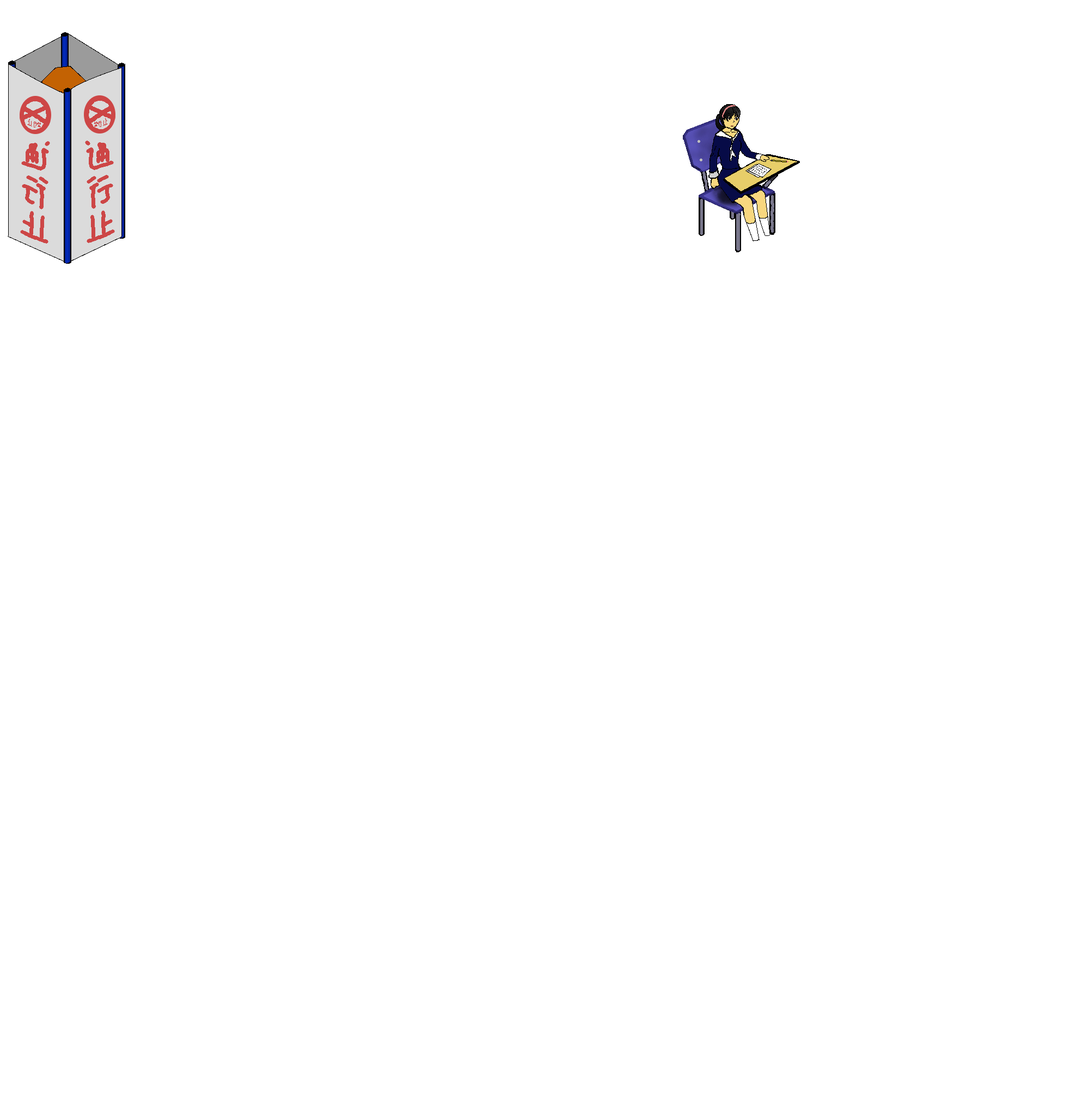
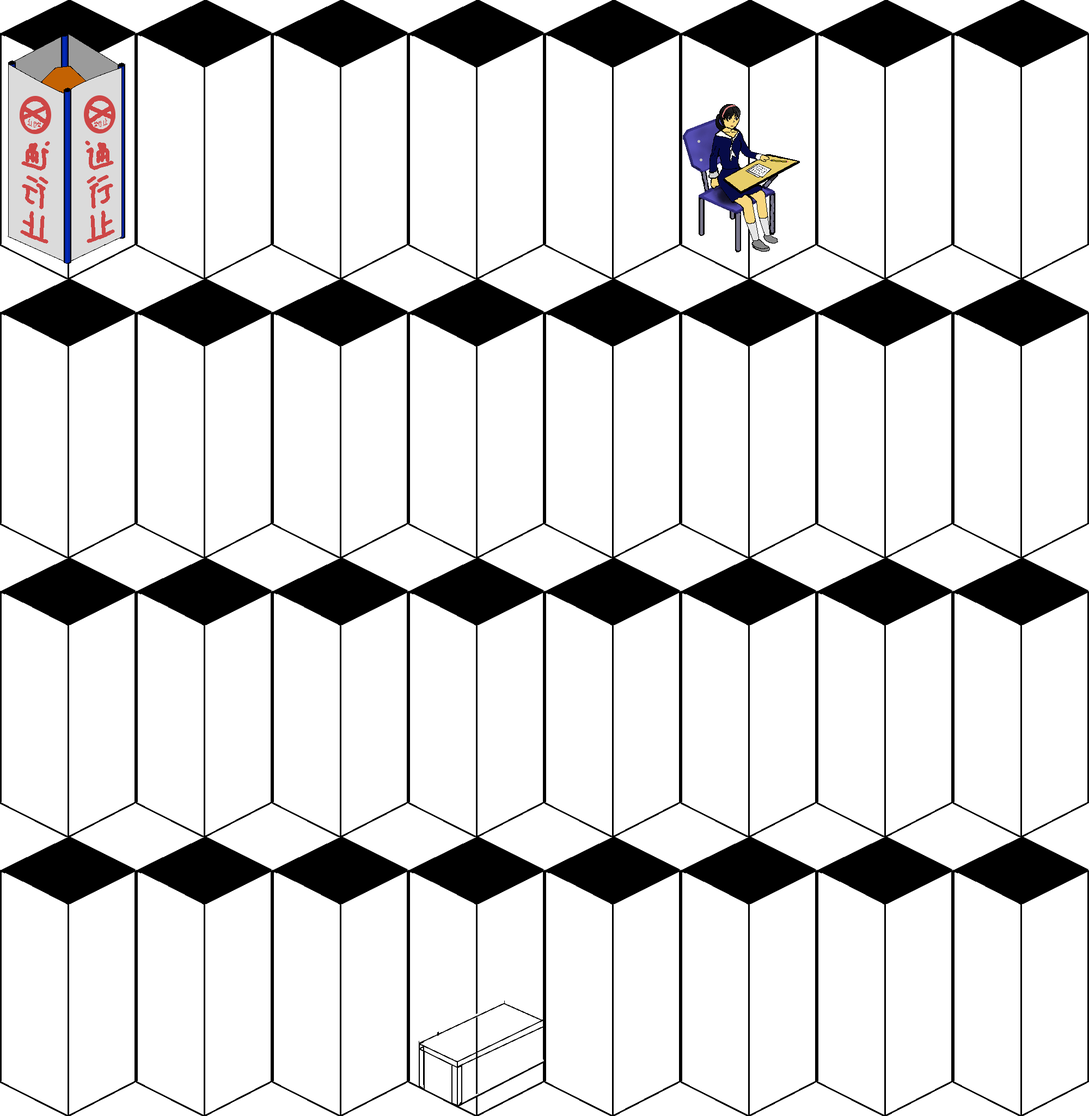
Layer changes from the first 1089 × 1116 image to the second:
painted on "Pasted Layer" over [747, 217, 779, 252]
showed "Layer" over [0, 0, 1089, 1116]
